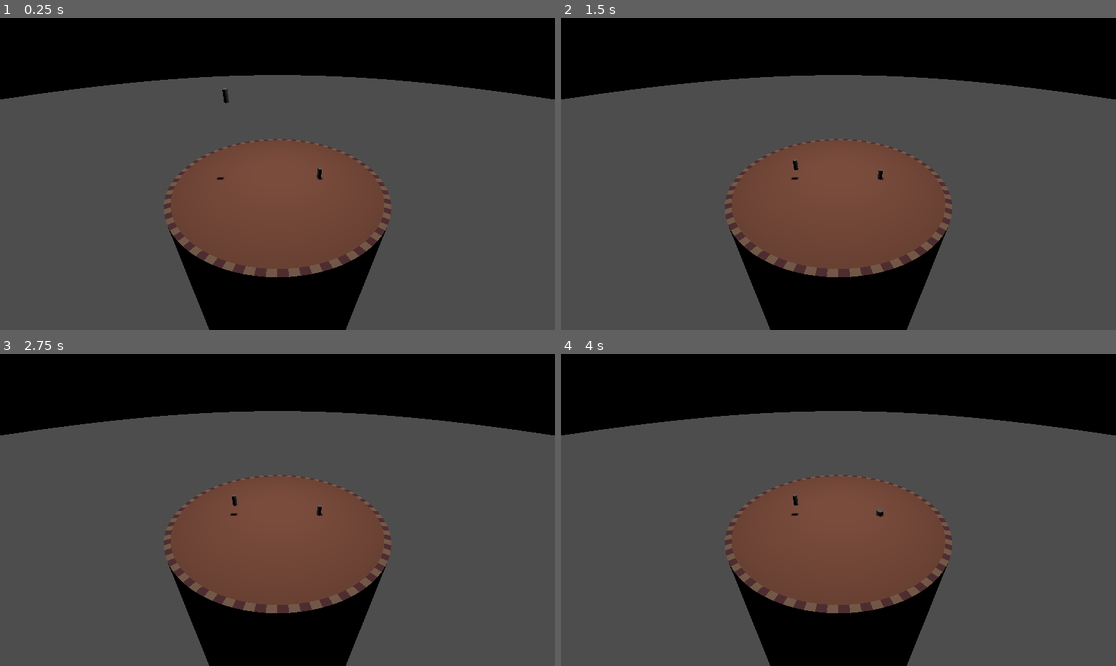
Above: before the commit, frames 1-4 (two rows, left to right).
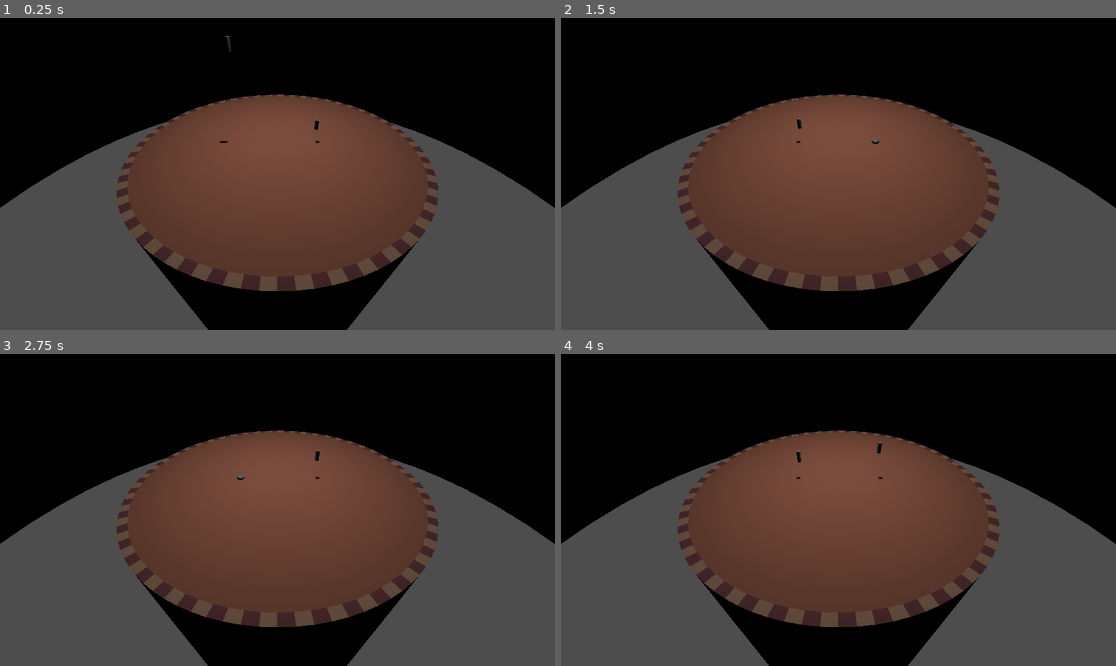
Above: after the commit, the same moments.

Repository: proximadams/Lucky-Erik-Alex-Jam-2025
Game: Godot game, scene res://World.tscn
Two runs of this game, one before a commit and one after it. Both use one fixed random seed, a clock stepped at 60 frames per second and the inputs below.
Inputs:
- Up to frame 1 (0.25 s): no input
- Up to frame 2 (1.5 s): no input
- Up to frame 3 (2.75 s): no input
- Up to frame 4 (4 s): no input

The runs differ from the first frame. In frame 1, 32% of the frame differs, in the area x 0-100%, y 5-100%; in frame 2, 32%; in frame 3, 32%; in frame 4, 32%, in the area x 0-100%, y 18-100%.

Commit message:
change size of floor

Diff:
--- a/Player/player.gd
+++ b/Player/player.gd
@@ -3,8 +3,8 @@
 var bounceSmall1SoundRes = load('res://SoundEffects/BounceSmall1Sound.tscn')
 
 const SPEED = 10.0
-const GRAVITY_SPEED = 10.0
-const JUMP_VELOCITY = 5.0
+const GRAVITY_SPEED = 5.0
+const JUMP_VELOCITY = 10.0
 const JUMP_CONSTANT_SPEED_TIME = 0.2
 const JUMP_GRACE_WINDOW_TIME = 0.2
 @export var divePower = 2
--- a/World.tscn
+++ b/World.tscn
@@ -16,6 +16,7 @@
 [node name="Node3D" type="Node3D"]
 
 [node name="Floor" type="StaticBody3D" parent="."]
+transform = Transform3D(1.5, 0, 0, 0, 1.5, 0, 0, 0, 1.5, 0, 0, 0)
 
 [node name="SM_MainPlatform" parent="Floor" instance=ExtResource("1_1isdm")]
 
@@ -24,13 +25,13 @@
 shape = SubResource("CylinderShape3D_phmpv")
 
 [node name="SM_Skybox" parent="Floor" instance=ExtResource("2_dp8aw")]
-transform = Transform3D(-4.37114e-08, 0, -1, 0, 1, 0, 1, 0, -4.37114e-08, 0.102794, -0.0891743, -0.309763)
+transform = Transform3D(-4.37114e-08, 0, -1, 0, 1, 0, 1, 0, -4.37114e-08, 0.102794, -297.591, -0.309763)
 
 [node name="pCylinder3" parent="Floor/SM_Skybox" index="0"]
 material_override = SubResource("StandardMaterial3D_ofd5i")
 
 [node name="Camera3D" type="Camera3D" parent="."]
-transform = Transform3D(-4.37114e-08, 0.529919, -0.848048, 0, 0.848048, 0.529919, 1, 2.31635e-08, -3.70694e-08, -16.535, 10.8477, 0)
+transform = Transform3D(-4.37114e-08, 0.642788, -0.766044, 0, 0.766044, 0.642788, 1, 2.80971e-08, -3.34849e-08, -19.2129, 11.5709, 0)
 
 [node name="SpotLight3D" type="SpotLight3D" parent="."]
 transform = Transform3D(1, 0, 0, 0, -4.37114e-08, 1, 0, -1, -4.37114e-08, 0, 27.886, 0)
